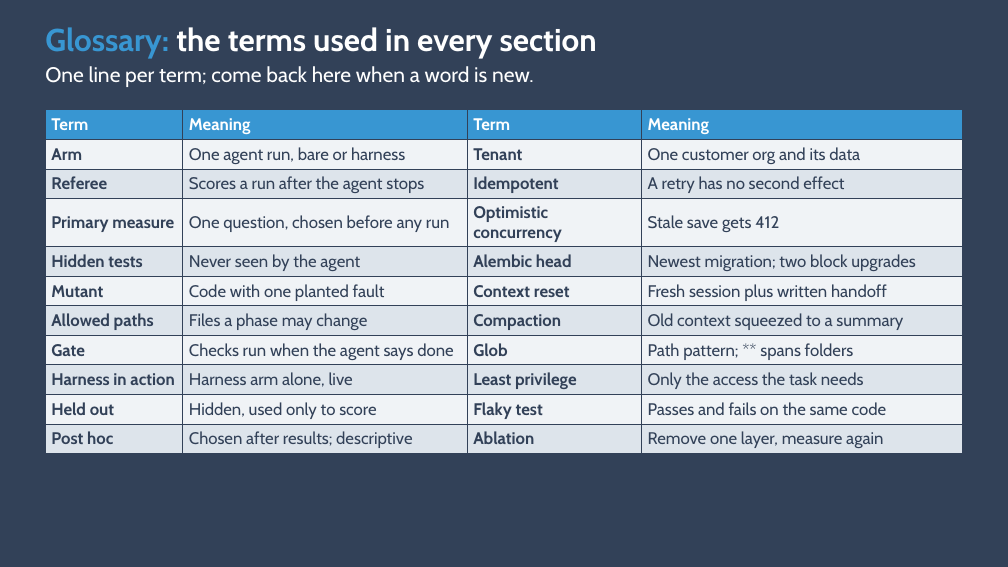
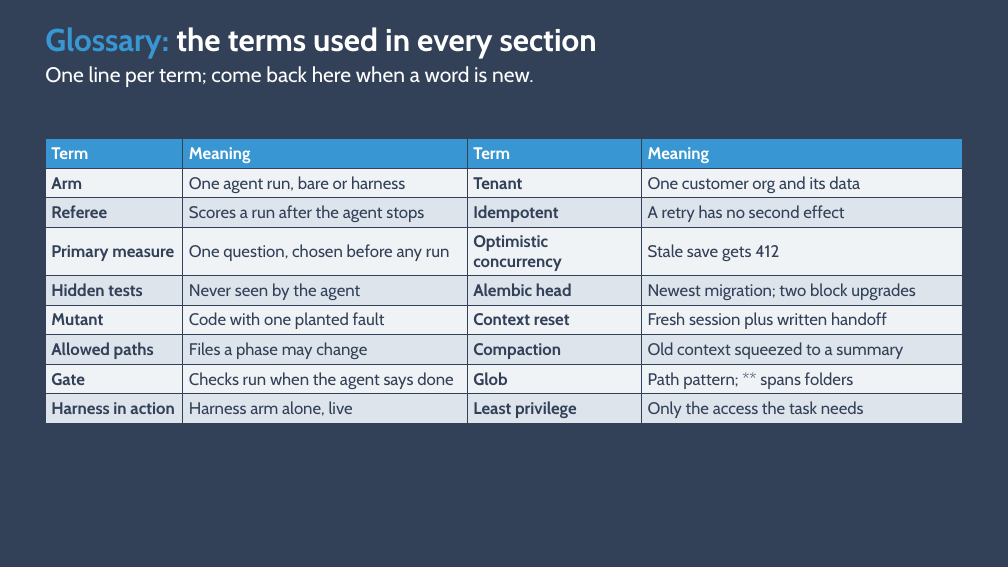
Before and after one commit to ANI-IN/shipharness-dev, a slide deck: slide 20 of slides/module1-deck.pptx. Drawn at 1008x567 pixels with LibreOffice and Linux fonts; fonts in the diff are those of the drawing; background and template pictures are left out. Boxes give left, top, right and bottom in pixels: in the first picture for what was removed or moved away, otherwise in the second. Text is boxed around its words. In the diff, an @@ line names an element or a change of style, - is before the commit and + after.

Commit message:
slides: final deck build (80 slides) from module1-slides.md; glossary table fits

```diff
--- a/slides/module1-deck.pptx
+++ b/slides/module1-deck.pptx
@@ table at box(45, 138, 963, 422) @@
-row 10: Held out | Hidden, used only to score | Flaky test | Passes and fails on the same code
-row 11: Post hoc | Chosen after results; descriptive | Ablation | Remove one layer, measure again
@@ table: place and size @@
-table at box(45, 110, 963, 452)
+table at box(45, 138, 963, 422)
```
Also in this commit, not shown: 1 other slide changed, 2 other files.
